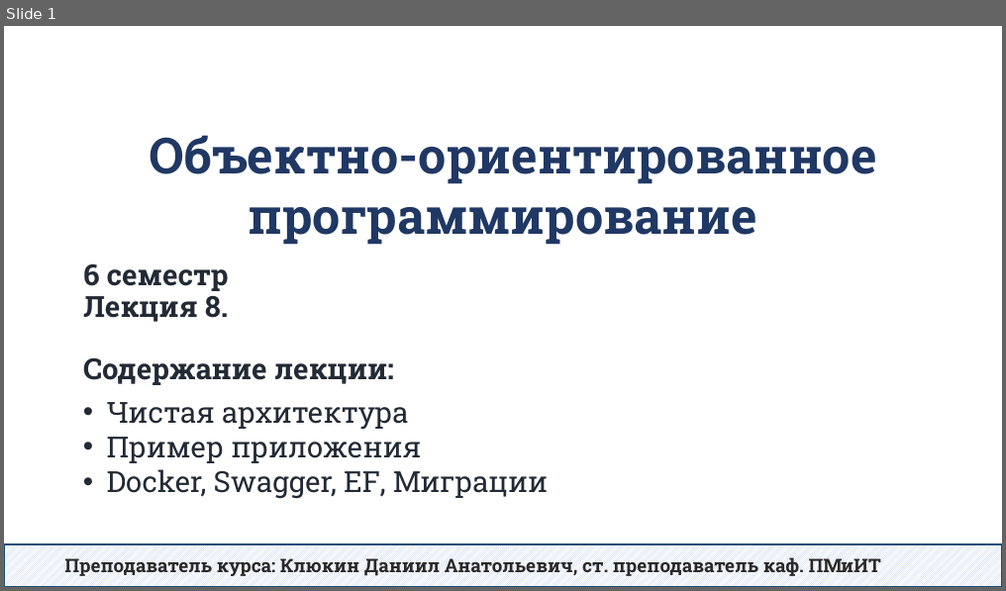
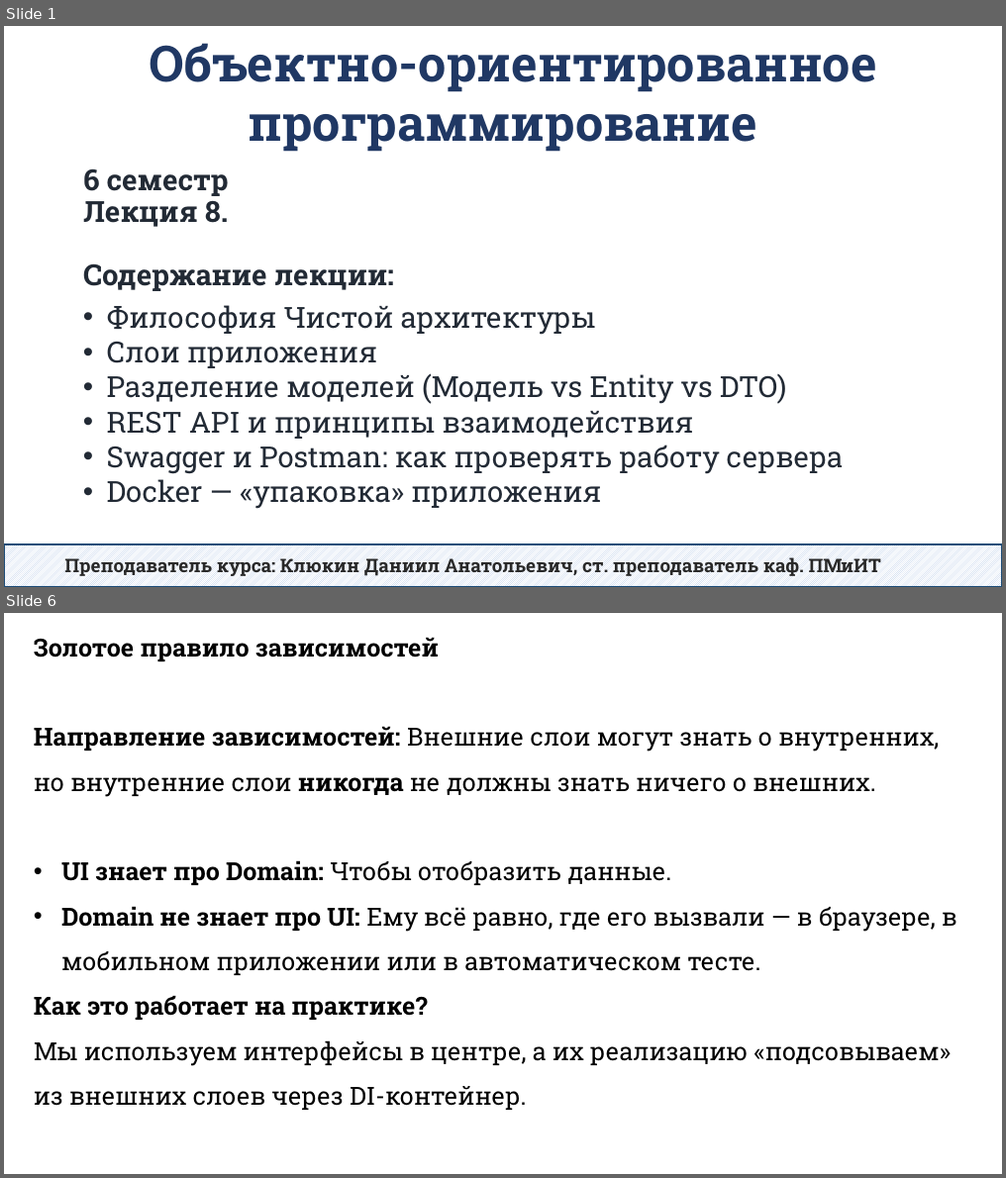
Before and after one commit to DaniilKlyukin/OOP-6, a slide deck: Лекции/ООП 2 лек 8.pptx. Shown one above the other, each under a label of ours: slide 1 before the commit, slides 1 and 6 after it; the slides between them are not shown. The pictures are 1006x591 and 1006x1178 pixels, drawn with LibreOffice and Linux fonts; fonts in the diff are those of the drawing. Boxes give left, top, right and bottom in pixels: in the first picture for what was removed or moved away, otherwise in the second. Text is boxed around its words. In the diff, an @@ line names an element or a change of style, - is before the commit and + after.

```diff
--- a/Лекции/ООП 2 лек 8.pptx
+++ b/Лекции/ООП 2 лек 8.pptx
@@ slide 6 added at (x1=4, y1=613, x2=1002, y2=1174), background #FFFFFF @@
@@ text added at (x1=34, y1=637, x2=957, y2=1110), 24 pt, text #000000 @@
+Золотое правило зависимостей
+Направление зависимостей: Внешние слои могут знать о внутренних, но внутренние слои никогда не должны знать ничего о внешних.
+• UI знает про Domain: Чтобы отобразить данные.
+• Domain не знает про UI: Ему всё равно, где его вызвали — в браузере, в мобильном приложении или в автоматическом тесте.
+Как это работает на практике?
+Мы используем интерфейсы в центре, а их реализацию «подсовываем» из внешних слоев через DI-контейнер.
@@ slide 1 changed as well @@
@@ text "Объектно-ориентированное программирование" moved from (x1=149, y1=135, x2=876, y2=245) to (x1=149, y1=43, x2=876, y2=152) @@
@@ title "6 семестр Лекция 8. Содержание ..." moved from (x1=83, y1=264, x2=394, y2=385) to (x1=83, y1=169, x2=394, y2=291) @@
@@ text at (x1=107, y1=305, x2=843, y2=509): text changed @@
-• Чистая архитектура
-• Пример приложения
-• Docker, Swagger, EF, Миграции
+• Философия Чистой архитектуры
+• Слои приложения
+• Разделение моделей (Модель vs Entity vs DTO)
+• REST API и принципы взаимодействия
+• Swagger и Postman: как проверять работу сервера
+• Docker — «упаковка» приложения
```
Also in this commit, not shown: 1 other slide changed, 6 other slides added, 85 slides removed.
